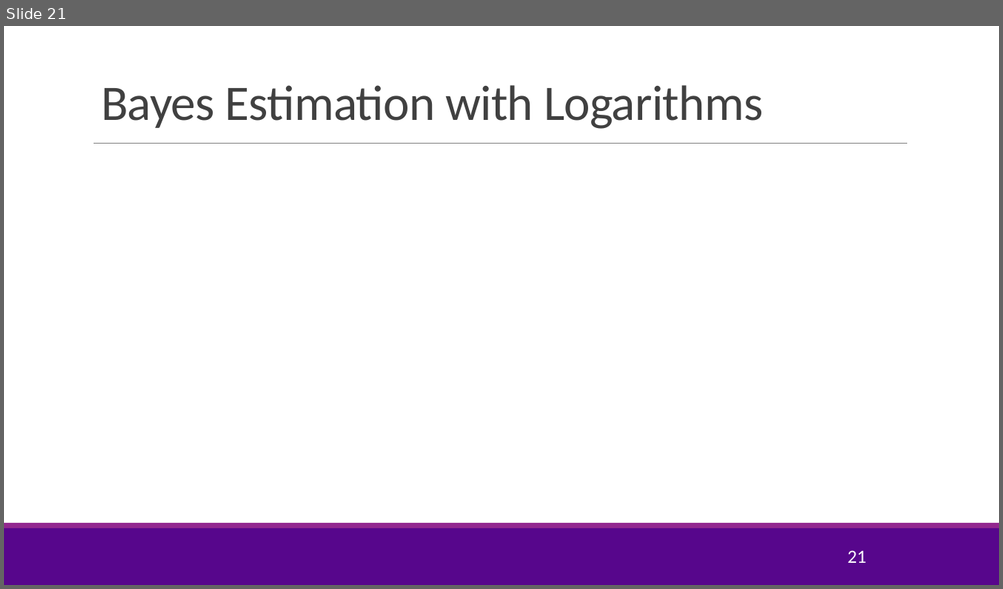
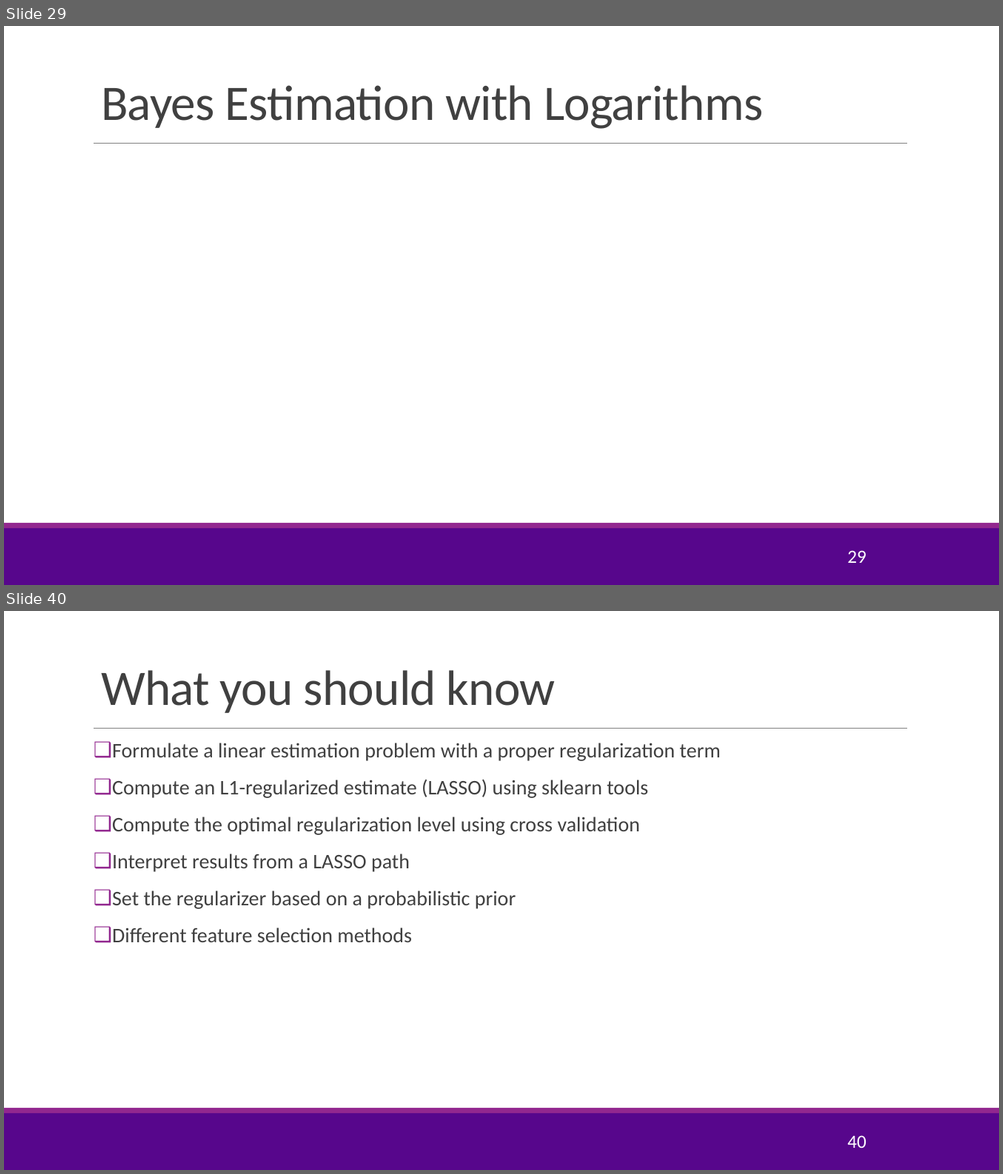
Before and after one commit to joshzzl/introml, a slide deck: lectures/Lect05_Lasso.pptx. Shown one above the other, each under a label of ours: slide 21 before the commit, slides 29 and 40 after it; the slides between them are not shown. The pictures are 1003x589 and 1003x1174 pixels, drawn with LibreOffice and Linux fonts; fonts in the diff are those of the drawing; grey boxes stand for pictures; background and template pictures are left out. Boxes give left, top, right and bottom in pixels: in the first picture for what was removed or moved away, otherwise in the second. Text is boxed around its words. In the diff, an @@ line names an element or a change of style, - is before the commit and + after.

Commit message:
Added description about Ridge Regression. Added material regarding other feature selection methods.

```diff
--- a/lectures/Lect05_Lasso.pptx
+++ b/lectures/Lect05_Lasso.pptx
@@ slide 40 added at (x1=4, y1=611, x2=999, y2=1170), background #FFFFFF; not listed: 3 template elements that a slide beside it also shows @@
@@ title added at (x1=101, y1=670, x2=555, y2=713), 48 pt, text #404040 @@
+What you should know
@@ text added at (x1=112, y1=743, x2=720, y2=943), 20 pt, text #404040 @@
+❑ Formulate a linear estimation problem with a proper regularization term
+❑ Compute an L1-regularized estimate (LASSO) using sklearn tools
+❑ Compute the optimal regularization level using cross validation
+❑ Interpret results from a LASSO path
+❑ Set the regularizer based on a probabilistic prior
+❑ Different feature selection methods
@@ page number added at (x1=847, y1=1136, x2=866, y2=1148), 18 pt, text #FFFFFF @@
+40
@@ what was slide 21 is now slide 29 @@
@@ page number at (x1=847, y1=551, x2=866, y2=563): text changed @@
-21
+29
```
Also in this commit, not shown: 6 slides changed, 18 other slides added, 1 other file.
